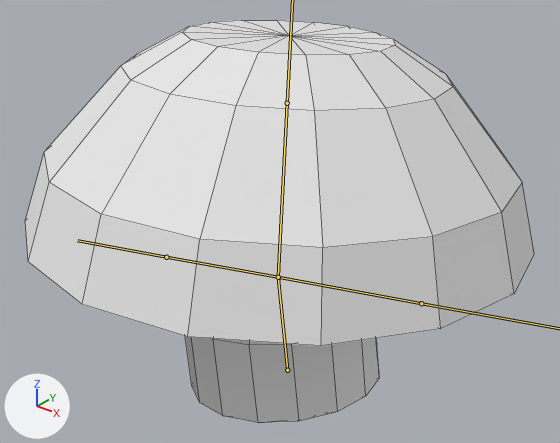
The FBX model Assets/Characters/Enemy/Shroom/shroom.fbx as it was, and as the next commit left it.
Both versions are drawn from a camera (50 mm lens) standing at (1.66, -2.117, 2.151) and looking at (-0.077, 0.053, 0.806). Arrows for +X, +Y and +Z are at lower left; the lights stay in place. Both versions are drawn at frame 1 of the action 'Armature|dodgeL'; the numbers are the values there. The bones that bend it are drawn over the model as lines. Mesh edges are drawn as thin lines.

Objects in the first picture: 'Mushroom'.
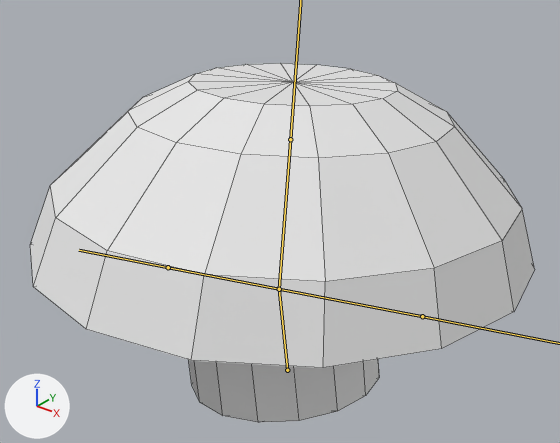
Scene script edits in JSON lines:
```json
{"block": "bone_stalk", "where": "bone_stalk = bpy.data.objects['Armature'].pose.bones['Stalk']"}
{"op": "set", "path": "bone_stalk.scale", "old": "(1.0, 1.0, 1.0)", "new": "(1.0, 0.88, 1.0)"}
```

What differs and where, as boxes [x1, y1, x2, y2] in the pictures (560 x 443 px):
```json
{"object": "Mushroom", "change": "posed", "before": [26, 20, 534, 423], "after": [30, 63, 535, 422], "on screen": "11% shorter"}
{"bone": "Stalk", "before": "(287, 370) to (278, 277)", "after": "(287, 370) to (279, 289)"}
```
